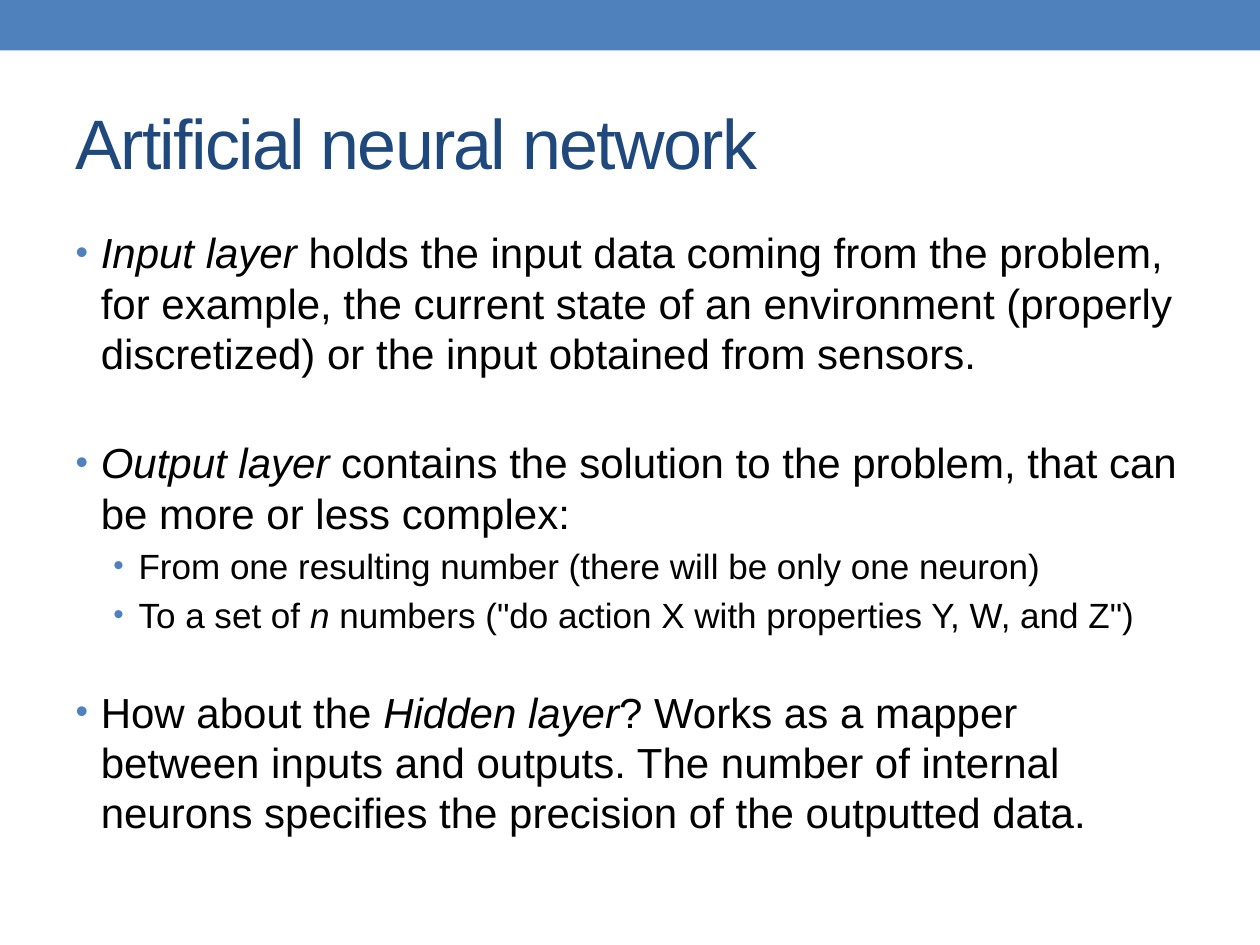
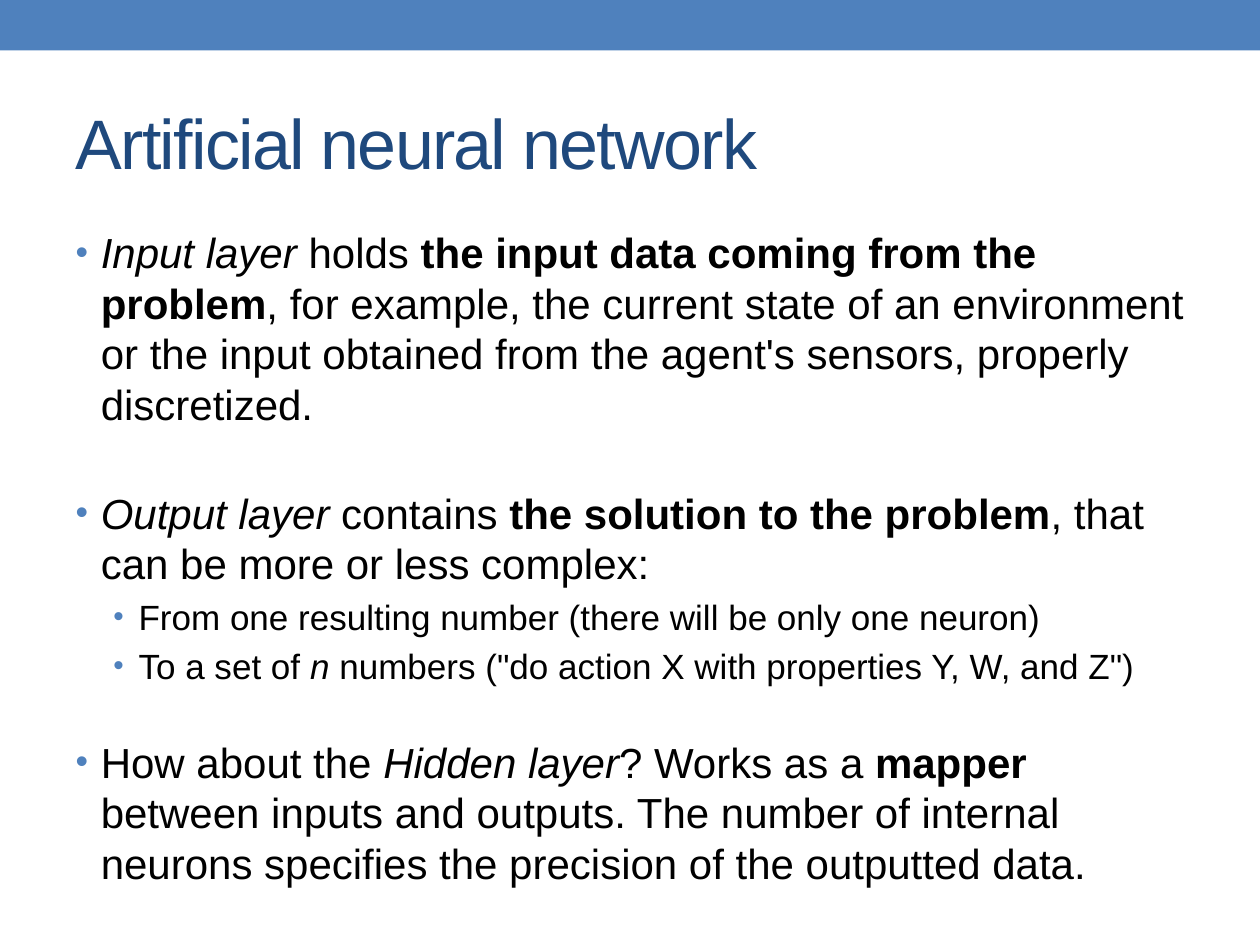
Before and after one commit to alessandrofrancesconi/carwin, a slide deck: slide 10 of presentation.pptx. Drawn at 1260x945 pixels with LibreOffice and Linux fonts; fonts in the diff are those of the drawing. Boxes give left, top, right and bottom in pixels: in the first picture for what was removed or moved away, otherwise in the second. Text is boxed around its words. In the diff, an @@ line names an element or a change of style, - is before the commit and + after.

```diff
--- a/presentation.pptx
+++ b/presentation.pptx
@@ text at (x1=101, y1=237, x2=1183, y2=421): text changed @@
-• Input layer holds the input data coming from the problem, for example, the current state of an environment (properly discretized) or the input obtained from sensors.
+• Input layer holds the input data coming from the problem, for example, the current state of an environment or the input obtained from the agent's sensors, properly discretized.
@@ text at (x1=101, y1=498, x2=1144, y2=887): bold on in "the solution to the problem,", "mapper" @@
```
Also in this commit, not shown: 5 other slides changed, 10 slides added, 8 other files.
